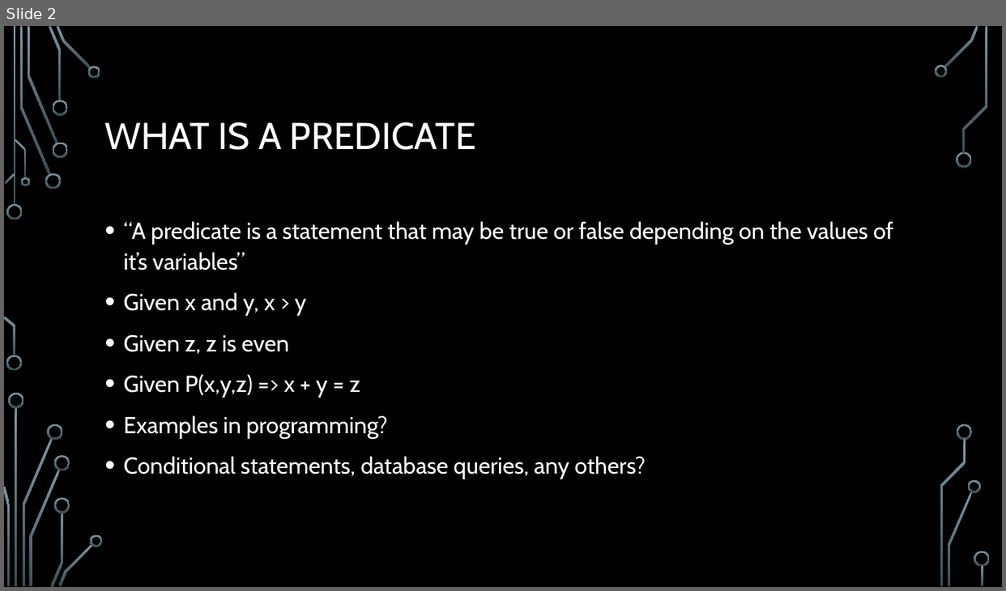
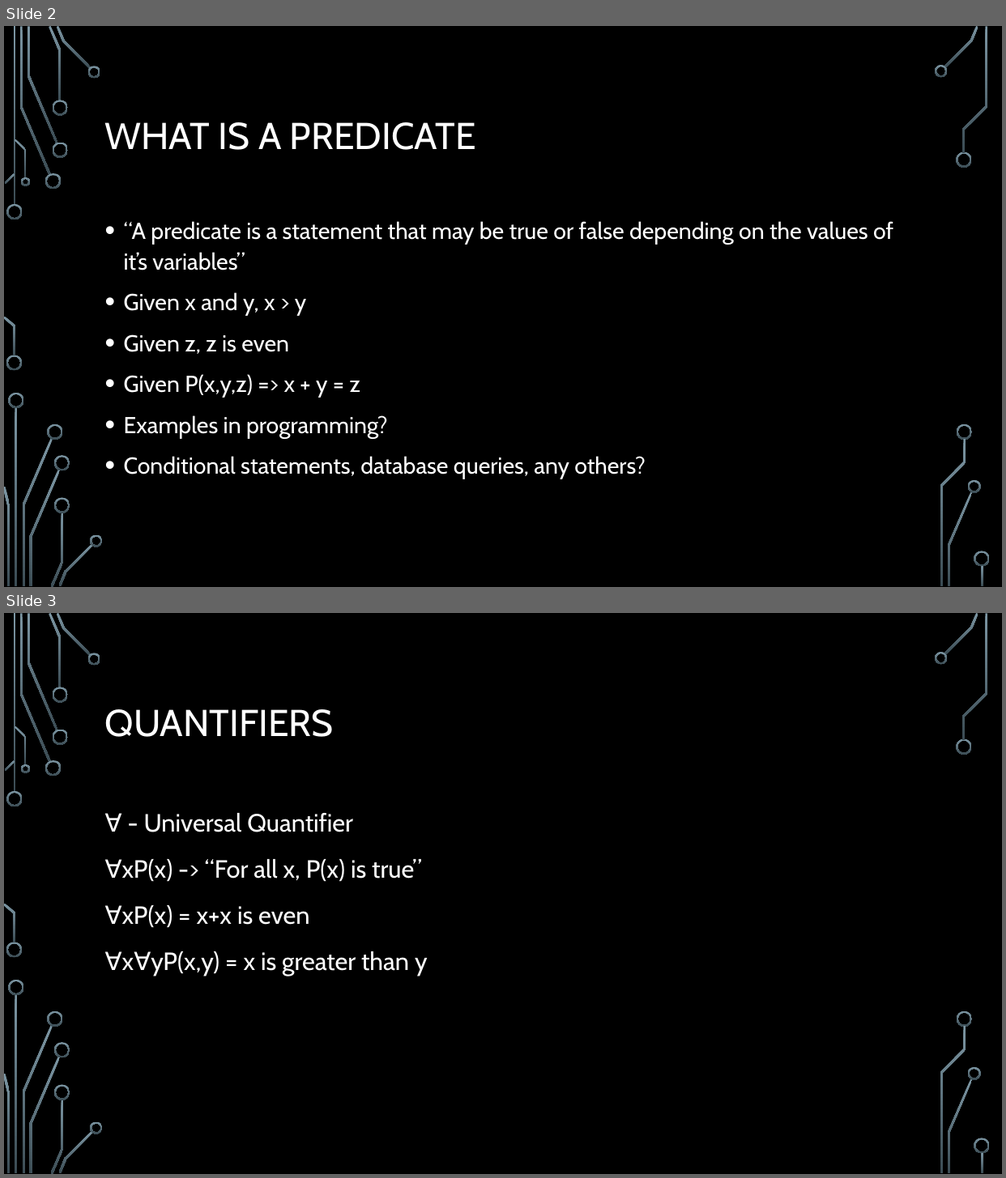
Before and after one commit to jameswilson281/CIS7---Discrete-Structures, a slide deck: Lectures/Lecture 4 - 20170911 Predicate Logic and Quantifiers.pptx. Shown one above the other, each under a label of ours: slide 2 before the commit, slides 2 and 3 after it. The pictures are 1006x591 and 1006x1178 pixels, drawn with LibreOffice and Linux fonts; fonts in the diff are those of the drawing; background and template pictures are left out. Boxes give left, top, right and bottom in pixels: in the first picture for what was removed or moved away, otherwise in the second. Text is boxed around its words. In the diff, an @@ line names an element or a change of style, - is before the commit and + after.

```diff
--- a/Lectures/Lecture 4 - 20170911 Predicate Logic and Quantifiers.pptx
+++ b/Lectures/Lecture 4 - 20170911 Predicate Logic and Quantifiers.pptx
@@ slide 3 added at (x1=4, y1=613, x2=1002, y2=1174), background picture (left out); not listed: 36 template elements that a slide beside it also shows @@
@@ title added at (x1=105, y1=709, x2=334, y2=737), 36 pt, text #FFFFFF @@
+QUANTIFIERS
@@ text added at (x1=122, y1=813, x2=428, y2=976), 24 pt, text #FFFFFF @@
+∀ - Universal Quantifier
+∀xP(x) -> “For all x, P(x) is true”
+∀xP(x) = x+x is even
+∀x∀yP(x,y) = x is greater than y
```
Also in this commit, not shown: 4 other slides added, 4 other files.
